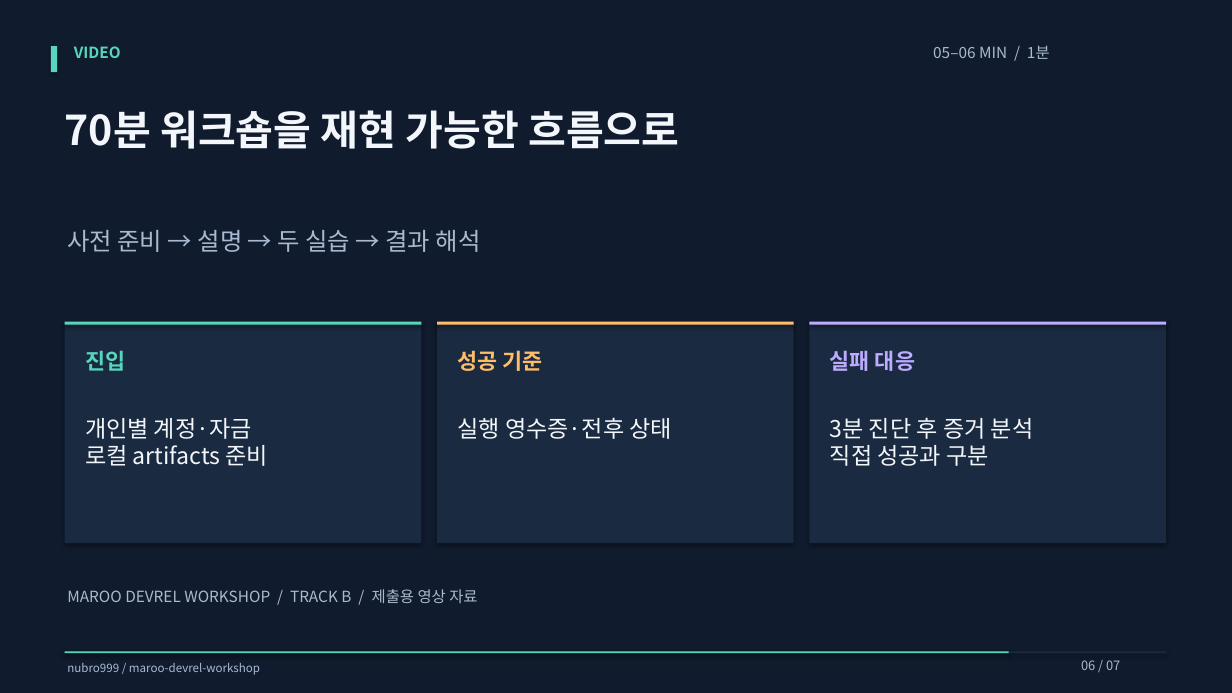
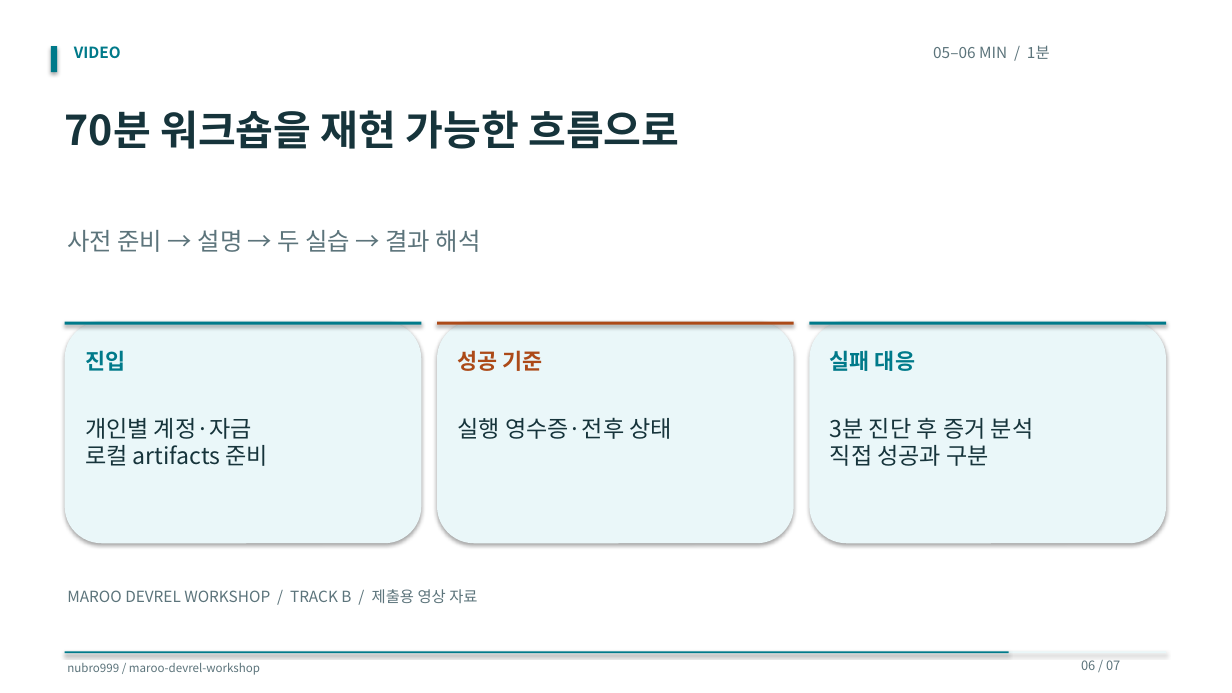
Before and after one commit to nubro999/maroo-devrel-workshop, a slide deck: slide 6 of video/Video_Slides.pptx. Drawn at 1232x693 pixels with LibreOffice and Linux fonts; fonts in the diff are those of the drawing. Boxes give left, top, right and bottom in pixels: in the first picture for what was removed or moved away, otherwise in the second. Text is boxed around its words. In the diff, an @@ line names an element or a change of style, - is before the commit and + after.

Commit message:
Restyle workshop and cheatsheet with white and Maroo core colors

```diff
--- a/video/Video_Slides.pptx
+++ b/video/Video_Slides.pptx
@@ rectangle at [0, 0, 1232, 693]: fill #101B2D to #FFFFFF @@
@@ text "VIDEO" at [74, 46, 121, 58]: text colour #58D6BD to #007A8A @@
@@ rectangle at [437, 322, 794, 325]: fill #FFBD69 to #AC4A18 @@
@@ rectangle at [810, 322, 1166, 325]: fill #BDABFF to #007A8A @@
@@ rectangle to rounded rectangle; fill #1A2A40 to #EAF7F9 in 3 elements at [65, 322, 421, 543], [437, 322, 794, 543], [810, 322, 1166, 543] @@
@@ text "진입" at [85, 350, 125, 371]: text colour #58D6BD to #007A8A @@
@@ text "성공 기준" at [457, 350, 543, 371]: text colour #FFBD69 to #AC4A18 @@
@@ text "실패 대응" at [830, 350, 915, 371]: text colour #BDABFF to #007A8A @@
@@ text colour #F3F6FA to #16343B in 4 elements at [65, 110, 679, 149], [85, 418, 269, 466], [457, 417, 672, 439], [830, 417, 1034, 466] @@
@@ fill #58D6BD to #007A8A in 3 elements at [51, 46, 57, 72], [65, 322, 421, 325], [65, 652, 1009, 653] @@
@@ rectangle at [65, 652, 1166, 653]: fill #1A2A40 to #EAF7F9 @@
@@ text colour #A9BAD0 to #5C747B in 5 elements at [933, 45, 1050, 59], [67, 230, 481, 252], [67, 589, 477, 603], [67, 663, 260, 675], [1081, 660, 1120, 670] @@
```
Also in this commit, not shown: 6 other slides changed, 8 other files.
